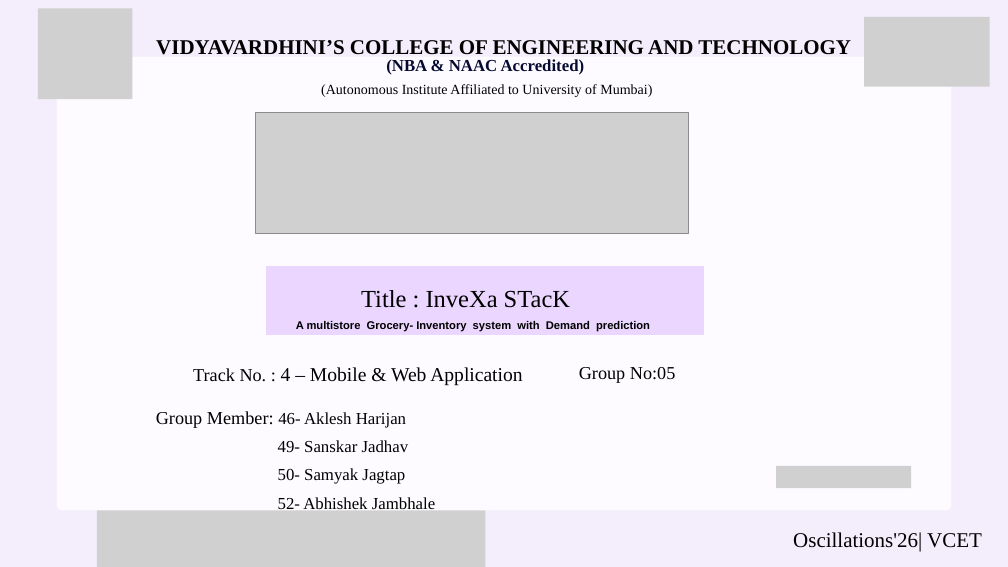
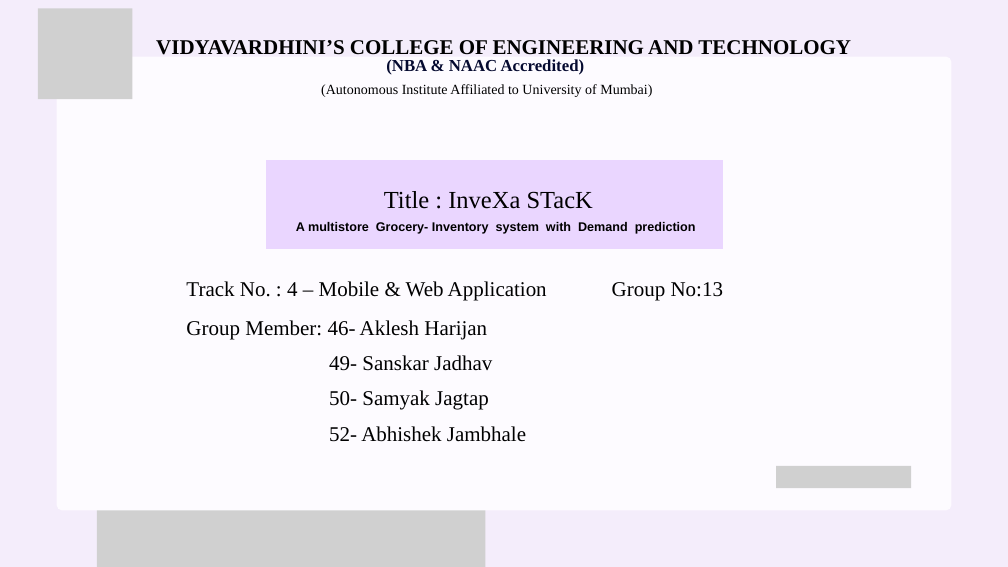
Before and after one commit to aklesh090/InveXa-sTacK-1.1, a slide deck: slide 1 of INVEXA.pptx (slide 2 before the commit). Drawn at 1008x567 pixels with LibreOffice and Linux fonts; fonts in the diff are those of the drawing; grey boxes stand for pictures. Boxes give left, top, right and bottom in pixels: in the first picture for what was removed or moved away, otherwise in the second. Text is boxed around its words. In the diff, an @@ line names an element or a change of style, - is before the commit and + after.

```diff
--- a/INVEXA.pptx
+++ b/INVEXA.pptx
@@ picture removed at (864,17,990,87) @@
@@ picture removed at (255,113,688,233) @@
@@ freeform shape: place and size @@
-freeform shape at (267,267,705,336)
+freeform shape at (267,160,723,248)
@@ text "Title : InveXa STacK": place and size @@
-text "Title : InveXa STacK" at (296,290,650,331)
+text "Title : InveXa STacK" at (296,191,696,234)
@@ text at (296,222,696,234): size 16 to 18 pt in "A multistore Grocery- Inventory system with Demand ..." @@
@@ text "Track No. : 4 – ...": place and size @@
-text "Track No. : 4 – ..." at (193,367,522,386)
+text "Track No. : 4 – ..." at (186,281,547,301)
@@ text "Track No. : 4 – ..." at (186,281,547,301): size 26 to 30 pt in "Track No. :"; size 28 to 30 pt in "4 – Mobile & Web Application" @@
@@ text at (612,282,723,301): text changed; size 26 to 30 pt @@
-Group No:05
+Group No:13
@@ text "Group Member: 46- Aklesh Harijan": place and size @@
-text "Group Member: 46- Aklesh Harijan" at (156,411,435,513)
+text "Group Member: 46- Aklesh Harijan" at (186,320,526,442)
@@ text "Group Member: 46- Aklesh Harijan" at (186,320,526,442): size 26 to 30 pt in "Group Member:"; size 24 to 30 pt in "46- Aklesh Harijan", "49- Sanskar Jadhav", "50- Samyak Jagtap", "52- Abhishek Jambhale" @@
@@ text removed at (793,532,982,552) @@
-Oscillations'26| VCET
```
Also in this commit, not shown: 10 other slides changed, 1 slide removed, 8 other files.
